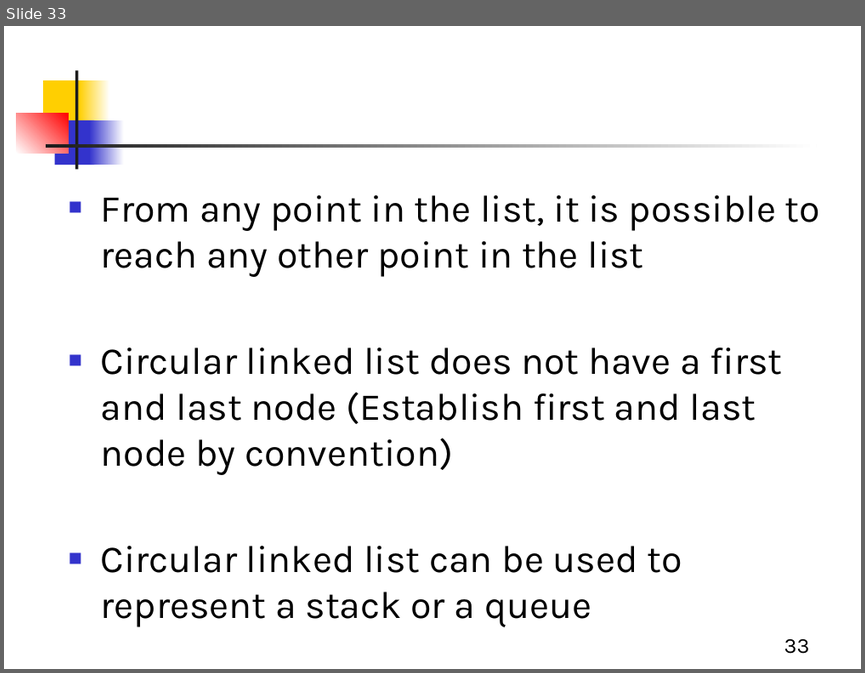
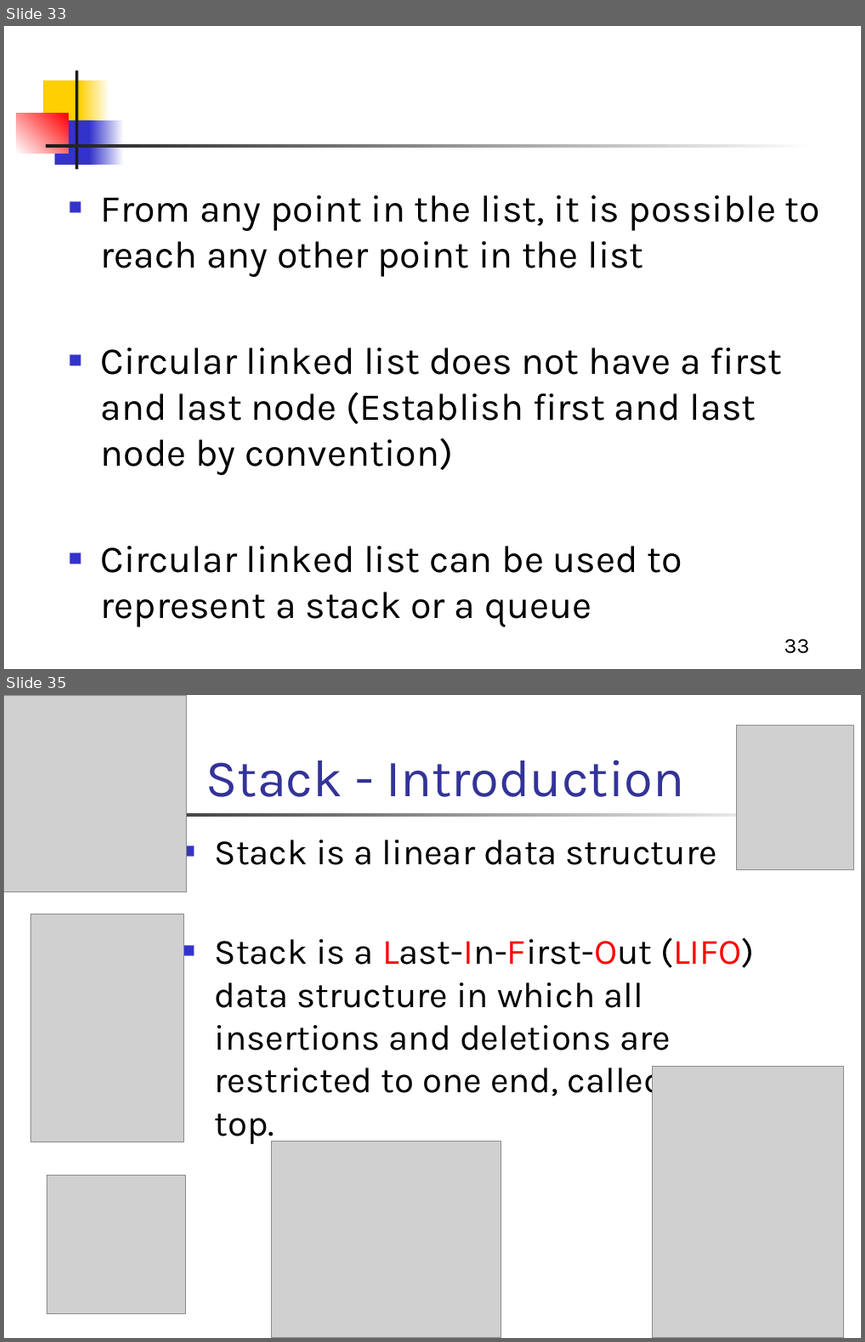
Before and after one commit to Aashishsharma/Learnings, a slide deck: DS/DS.pptx. Shown one above the other, each under a label of ours: slide 33 before the commit, slides 33 and 35 after it; the slides between them are not shown. The pictures are 865x673 and 865x1342 pixels, drawn with LibreOffice and Linux fonts; fonts in the diff are those of the drawing; grey boxes stand for pictures. Boxes give left, top, right and bottom in pixels: in the first picture for what was removed or moved away, otherwise in the second. Text is boxed around its words. In the diff, an @@ line names an element or a change of style, - is before the commit and + after.

```diff
--- a/DS/DS.pptx
+++ b/DS/DS.pptx
@@ slide 35 added at [4, 695, 861, 1338], background #FFFFFF; not listed: 1 template element that a slide beside it also shows @@
@@ picture added at [4, 695, 187, 891] @@
@@ picture added at [737, 726, 855, 871] @@
@@ title added at [206, 760, 684, 797], 44 pt, text #333399 @@
+Stack - Introduction
@@ text added at [215, 839, 754, 1145], 30 pt, text #000000 @@
+■ Stack is a linear data structure
+■ Stack is a Last-In-First-Out (LIFO) data structure in which all insertions and deletions are restricted to one end, called the top.
@@ picture added at [30, 913, 184, 1142] @@
@@ picture added at [653, 1066, 844, 1338] @@
@@ picture added at [271, 1141, 501, 1338] @@
@@ picture added at [46, 1174, 186, 1314] @@
```
Also in this commit, not shown: 70 other slides added.
